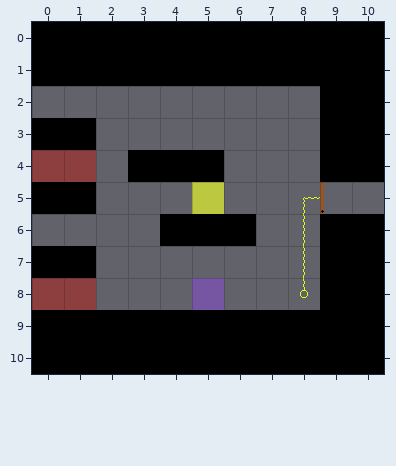
A Tiled map (JSON) gets an edit: Assets/Level_Editor/TileMap/Room_23.tmj. The first picture shows the starting point.
Cells are 32x32 px. Shown: x 0..10, y 0..10.
After the commit:
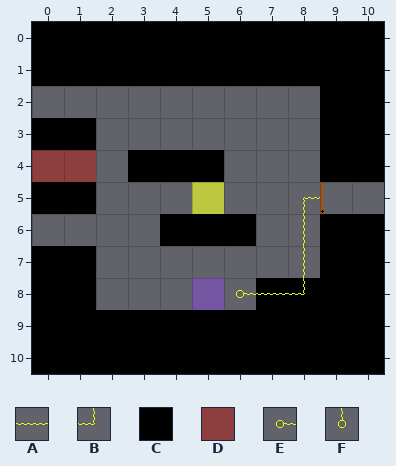
Key: from "tileSet": A 6, B 27, C 33, D 34, E 35, F 47.
_ is an empty cell.
Change:
Layer "Blocks":
The author changed tile D to tile C in row 8 at x 0 to 1.
Tile C now appears in row 8 at x 7 to 8.
Layer "Overlap":
Tile A now appears in row 8 at x 7.
The author changed tile F to tile B in row 8 at x 8.
Tile E now appears in row 8 at x 6.
